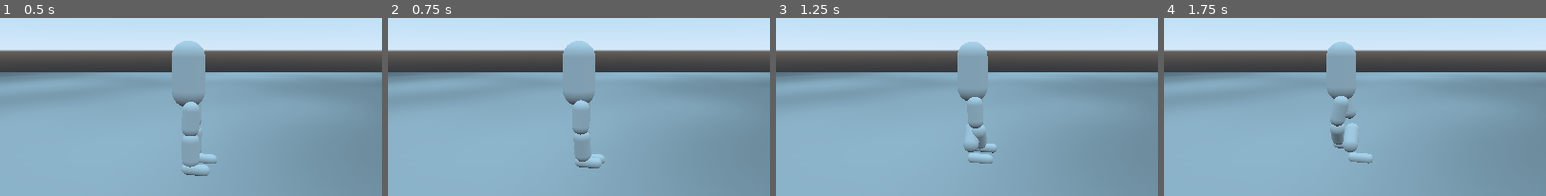
Above: before the commit, frames 1-4 (left to right).
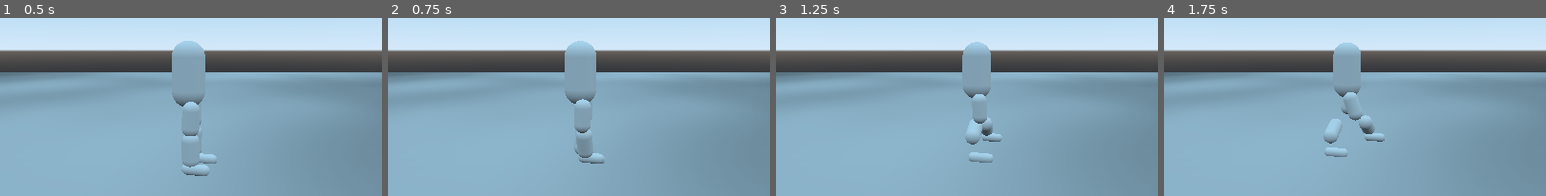
Above: after the commit, the same moments.

Repository: Terkwood/tinker-godot-joint
Game: Godot game, scene res://Main.tscn
The game is run twice, just before and just after one commit, with the same random seed, the same clock (stepped at 60 frames per second) and the same inputs.
Inputs:
- Up to frame 1 (0.5 s): no input
- Up to frame 2 (0.75 s): hold Right (ui_right) from 0.53 s (still down)
- Up to frame 3 (1.25 s): keep holding Right (ui_right)
- Up to frame 4 (1.75 s): release Right (ui_right) at 1.28 s; hold Down (ui_down) from 1.28 s (still down)
The pictures show only the part of the screen within x 25-75%, y 29-78%; the shares and areas given below are measured in that part.

Frame 1 is identical in both runs. In frame 2, 0.8% of the frame differs, in the area x 45-57%, y 12-85%; in frame 3, 1.7%; in frame 4, 2.5%, in the area x 41-58%, y 13-82%.

Commit message:
this does not work

Diff:
--- a/Player.gd
+++ b/Player.gd
@@ -26,12 +26,13 @@
 		_walking.stop_x()
 
 
-const _COEFF = 3.0
+const _Z_COEFF = 3.0
+const _X_COEFF = 5.0
 func _physics_process(_delta):
 	var move_z = _convert(_walking.motion_z)
 	var move_x = _convert(_walking.motion_x)
 
-	var v = Vector3(move_x * _COEFF, 0, move_z * _COEFF)
+	var v = Vector3(move_x * _X_COEFF, 0, move_z * _Z_COEFF)
 	_kin_upper_body.move_and_slide(v)
 	_foot_node().move_and_slide(2.0 * v)
 
